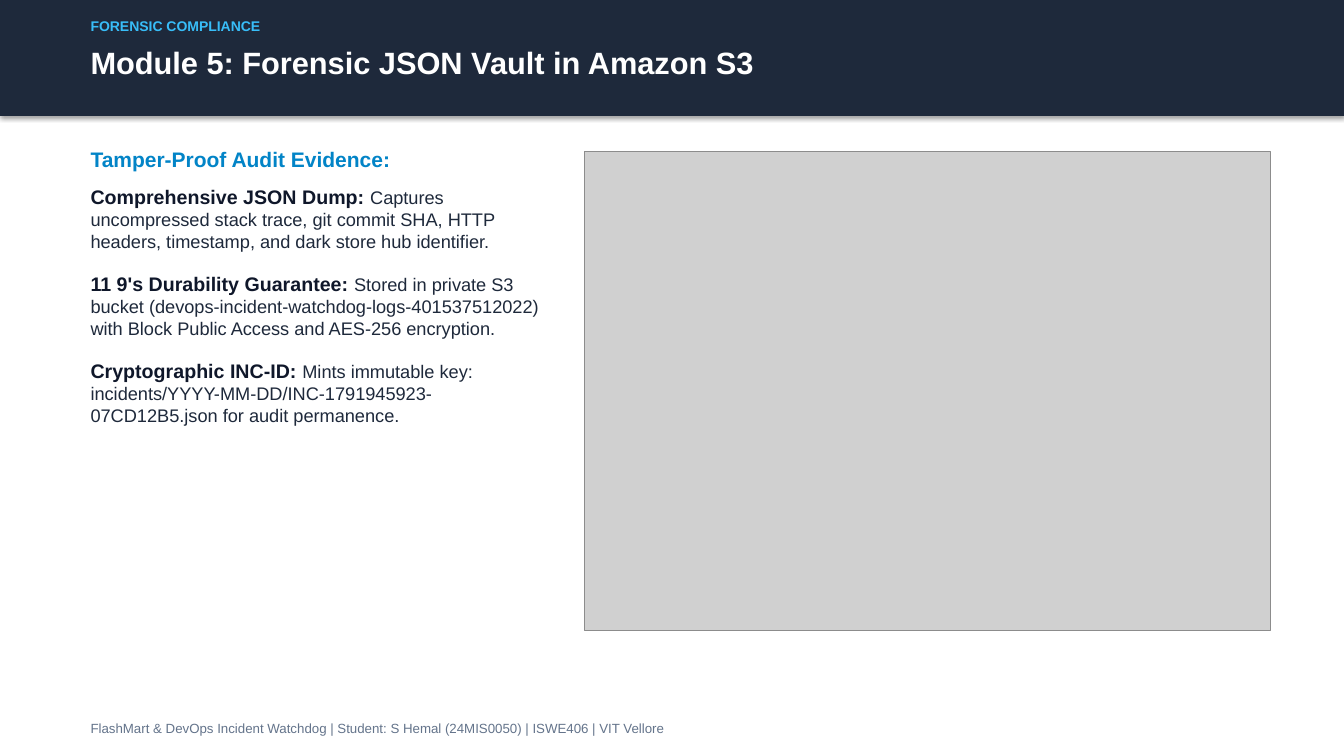
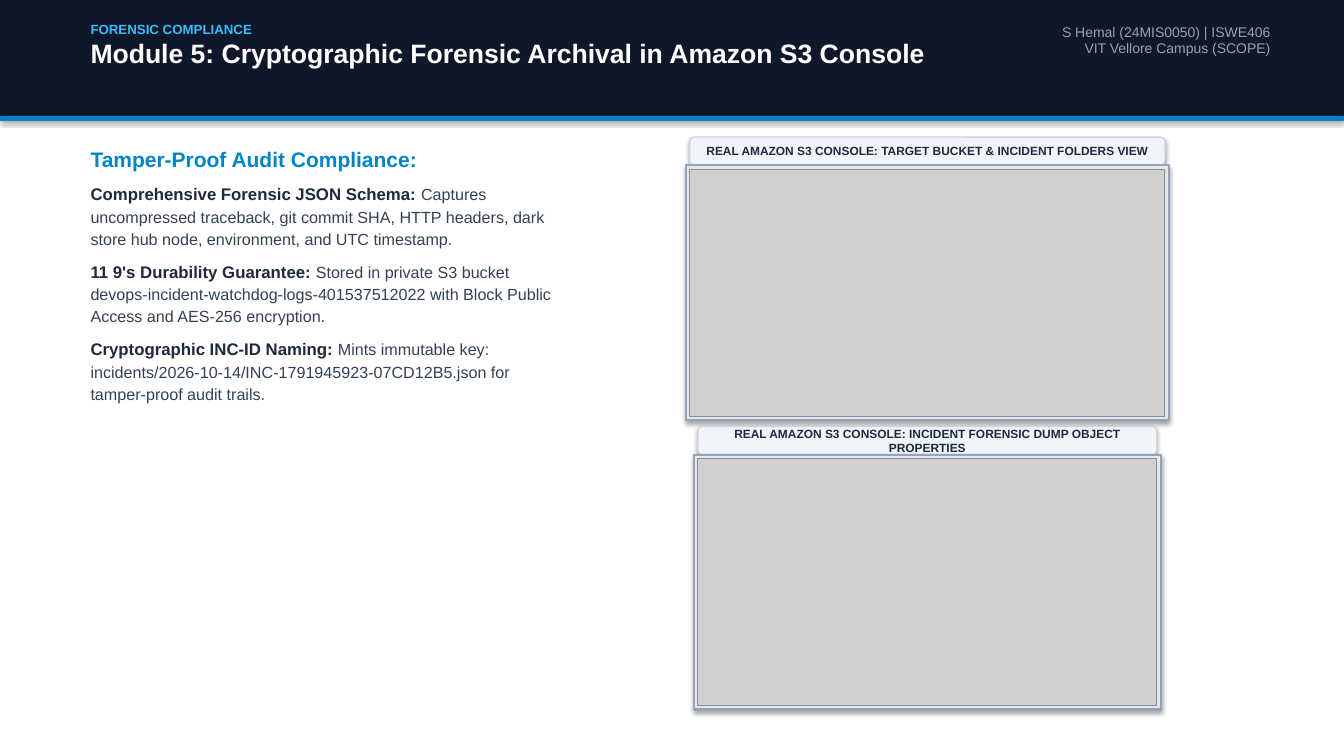
Before and after one commit to hemalexe/devopss-incident-watchdog, a slide deck: slide 10 of FlashMart_Incident_Watchdog_Application_Guide.pptx (slide 8 before the commit). Drawn at 1344x756 pixels with LibreOffice and Linux fonts; fonts in the diff are those of the drawing; grey boxes stand for pictures. Boxes give left, top, right and bottom in pixels: in the first picture for what was removed or moved away, otherwise in the second. Text is boxed around its words. In the diff, an @@ line names an element or a change of style, - is before the commit and + after.

```diff
--- a/FlashMart_Incident_Watchdog_Application_Guide.pptx
+++ b/FlashMart_Incident_Watchdog_Application_Guide.pptx
@@ rectangle at [0,0,1344,116]: fill #1E293B to #0F172A @@
@@ text at [91,24,925,69]: text changed; size 22 to 19 pt @@
-Module 5: Forensic JSON Vault in Amazon S3
+FORENSIC COMPLIANCE
+Module 5: Cryptographic Forensic Archival in Amazon S3 Console
@@ text removed at [91,21,260,31] @@
-FORENSIC COMPLIANCE
@@ text at [1062,27,1270,56]: text changed; size 9.5 to 10 pt; text colour #64748B to #94A3B8 @@
-FlashMart & DevOps Incident Watchdog | Student: S Hemal (24MIS0050) | ISWE406 | VIT Vellore
+S Hemal (24MIS0050) | ISWE406
+VIT Vellore Campus (SCOPE)
@@ rectangle added at [0,116,1344,121], fill #0284C7 @@
@@ rounded rectangle added at [690,137,1166,165], fill #F1F5F9, outline #CBD5E1 1 pt, 8.5 pt, text #1E293B, bold @@
+REAL AMAZON S3 CONSOLE: TARGET BUCKET & INCIDENT FOLDERS VIEW
@@ text at [91,151,551,404]: text changed; size 13 to 11.5 pt; text colour #1E293B to #334155 @@
-Tamper-Proof Audit Evidence:
-Comprehensive JSON Dump: Captures uncompressed stack trace, git commit SHA, HTTP headers, timestamp, and dark store hub identifier.
-11 9's Durability Guarantee: Stored in private S3 bucket (devops-incident-watchdog-logs-401537512022) with Block Public Access and AES-256 encryption.
-Cryptographic INC-ID: Mints immutable key: incidents/YYYY-MM-DD/INC-1791945923-07CD12B5.json for audit permanence.
+Tamper-Proof Audit Compliance:
+Comprehensive Forensic JSON Schema: Captures uncompressed traceback, git commit SHA, HTTP headers, dark store hub node, environment, and UTC timestamp.
+11 9's Durability Guarantee: Stored in private S3 bucket devops-incident-watchdog-logs-401537512022 with Block Public Access and AES-256 encryption.
+Cryptographic INC-ID Naming: Mints immutable key: incidents/2026-10-14/INC-1791945923-07CD12B5.json for tamper-proof audit trails.
@@ picture removed at [585,151,1270,631] @@
@@ rectangle added at [686,165,1170,420], fill #E2E8F0, outline #94A3B8 1.5 pt @@
@@ picture added at [690,169,1166,416] @@
@@ rounded rectangle added at [698,426,1156,455], fill #F1F5F9, outline #CBD5E1 1 pt, 8.5 pt, text #1E293B, bold @@
+REAL AMAZON S3 CONSOLE: INCIDENT FORENSIC DUMP OBJECT PROPERTIES
@@ rectangle added at [694,455,1160,710], fill #E2E8F0, outline #94A3B8 1.5 pt @@
@@ picture added at [698,459,1156,706] @@
```
Also in this commit, not shown: 8 other slides changed, 7 slides added, 5 slides removed, 22 other files.
